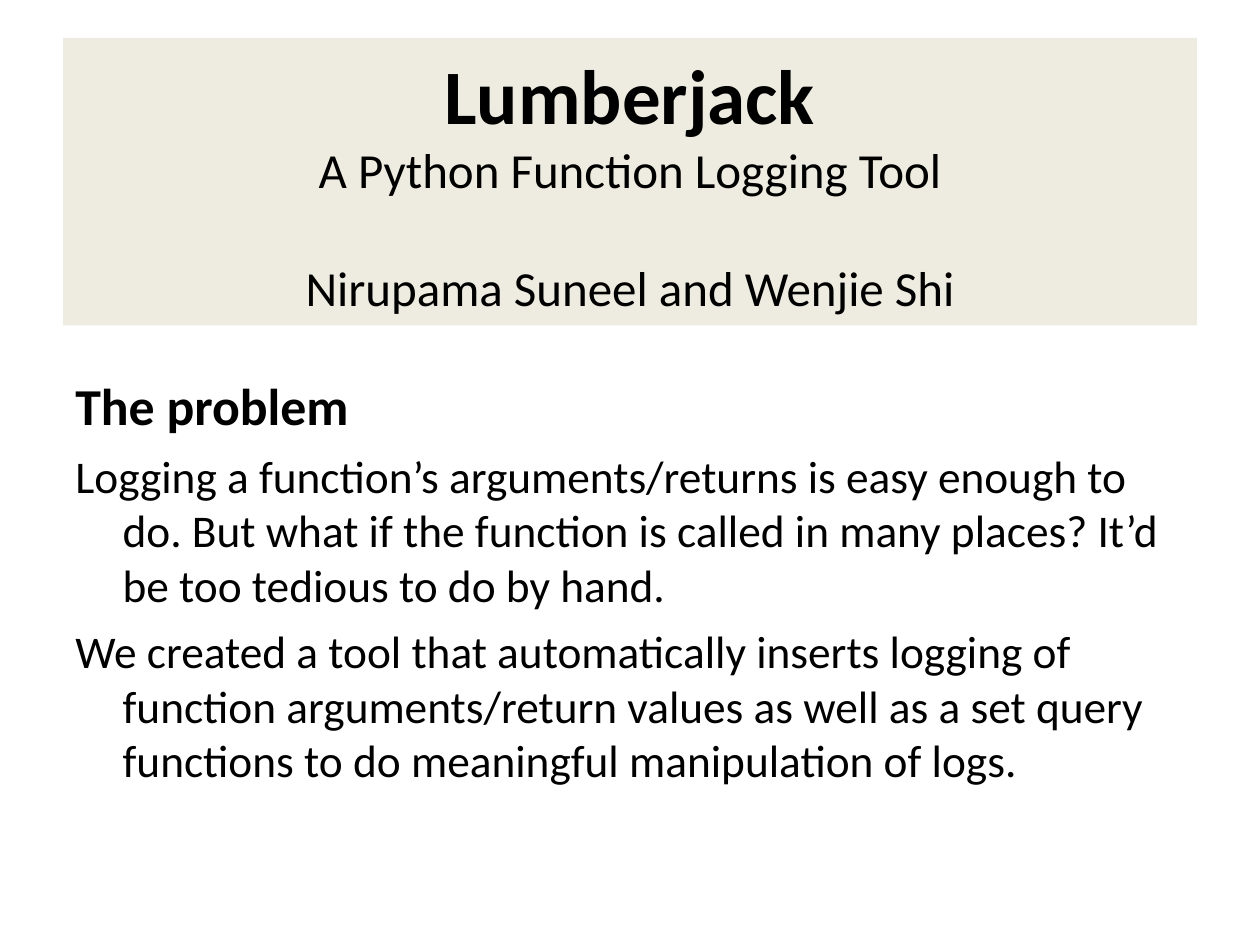
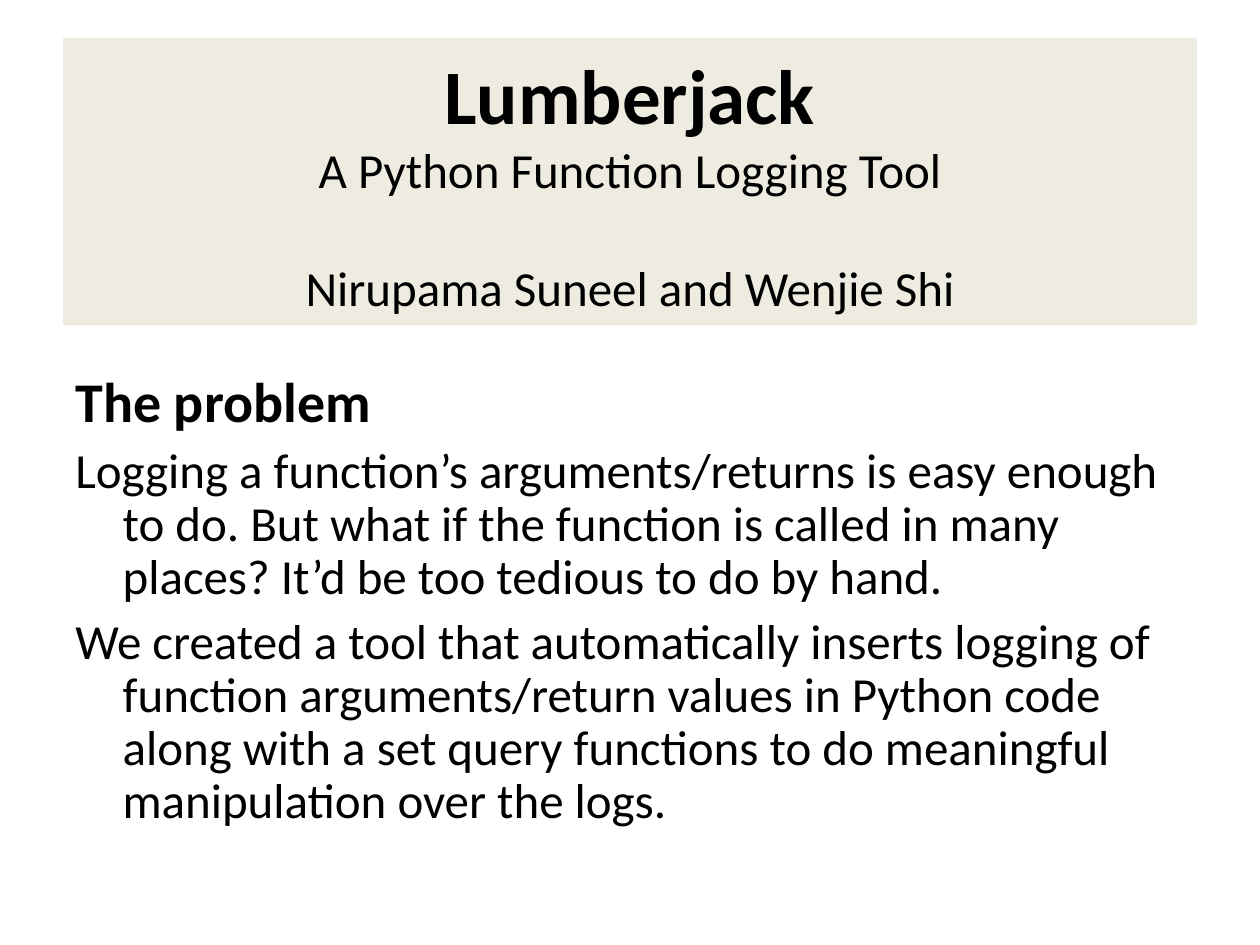
Before and after one commit to BluBambu/LumberjackLogger, a slide deck: slide 1 of slides.ppt. Drawn at 1260x945 pixels with LibreOffice and Linux fonts; fonts in the diff are those of the drawing. Boxes give left, top, right and bottom in pixels: in the first picture for what was removed or moved away, otherwise in the second. Text is boxed around its words. In the diff, an @@ line names an element or a change of style, - is before the commit and + after.

```diff
--- a/slides.ppt
+++ b/slides.ppt
@@ text at (75,382,1157,602): size 29.6 to 32 pt in "The problem"; size 25.9 to 28 pt in "Logging a function’s arguments/returns is easy enough ..."; line spacing 1 to 0.9 @@
@@ text at (75,625,1150,827): text changed; size 25.9 to 28 pt @@
-We created a tool that automatically inserts logging of function arguments/return values as well as a set query functions to do meaningful manipulation of logs.
+We created a tool that automatically inserts logging of function arguments/return values in Python code along with a set query functions to do meaningful manipulation over the logs.
```
Also in this commit, not shown: 3 other slides changed.
